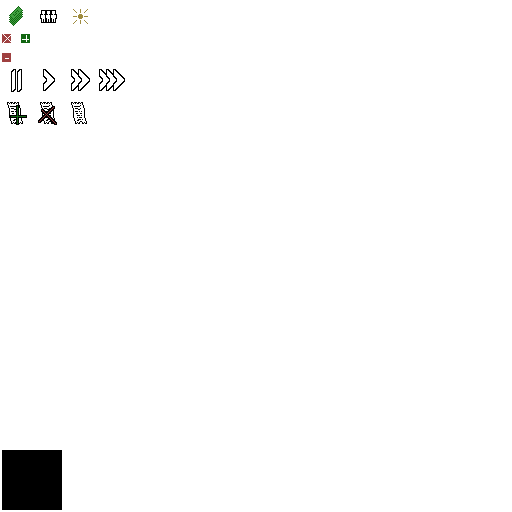
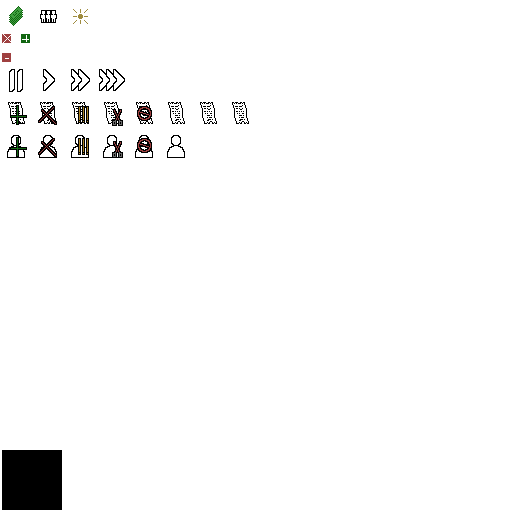
Layered file, before and after one edit (512px x 512px). Changes by layer:
painted on "Layer" over [left=7, top=106, right=152, bottom=158]
painted on "UISpriteSheet.png" over [left=7, top=69, right=249, bottom=158]
